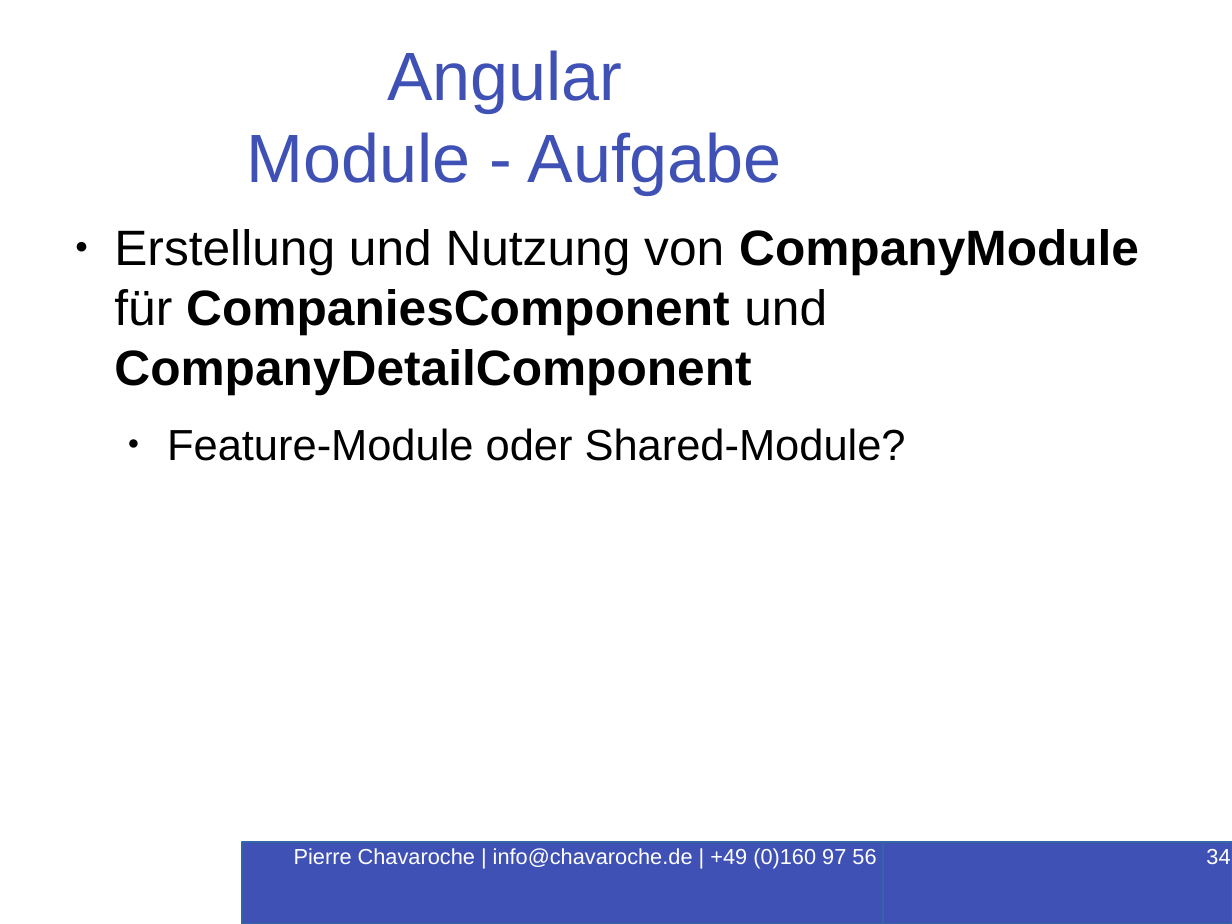
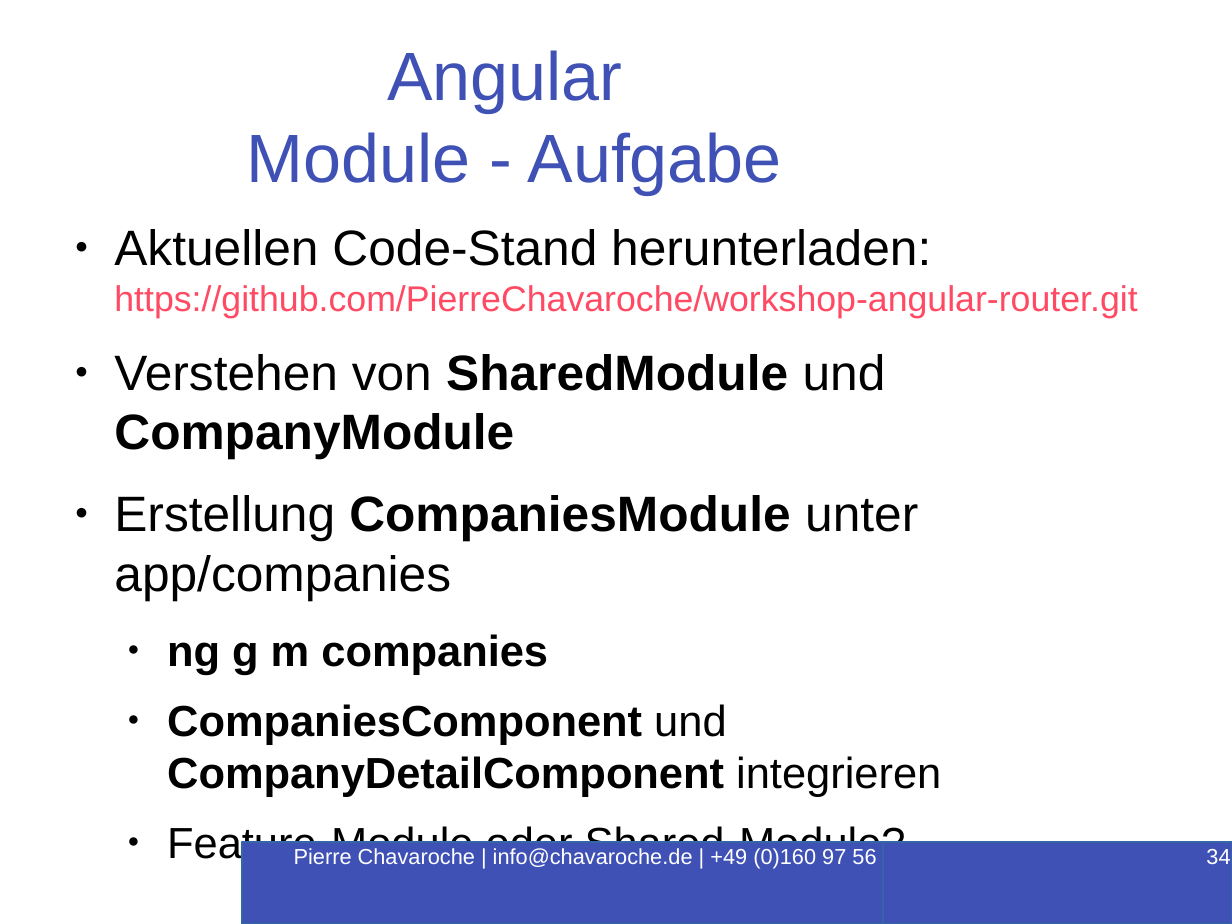
Before and after one commit to PierreChavaroche/workshop-presentation, a slide deck: slide 34 of Angular-RxJS.odp. Drawn at 1232x924 pixels with LibreOffice and Linux fonts; fonts in the diff are those of the drawing; background and template pictures are left out. Boxes give left, top, right and bottom in pixels: in the first picture for what was removed or moved away, otherwise in the second. Text is boxed around its words. In the diff, an @@ line names an element or a change of style, - is before the commit and + after.

```diff
--- a/Angular-RxJS.odp
+++ b/Angular-RxJS.odp
@@ text at (x1=114, y1=229, x2=1137, y2=797): text changed; bold off @@
-● Erstellung und Nutzung von CompanyModule für CompaniesComponent und CompanyDetailComponent
+● Aktuellen Code-Stand herunterladen:
+  https://github.com/PierreChavaroche/workshop-angular-router.git
+● Verstehen von SharedModule und CompanyModule
+● Erstellung CompaniesModule unter app/companies
+  ● ng g m companies
+  ● CompaniesComponent und CompanyDetailComponent integrieren
```
Also in this commit, not shown: 4 other slides changed, 3 other files.
